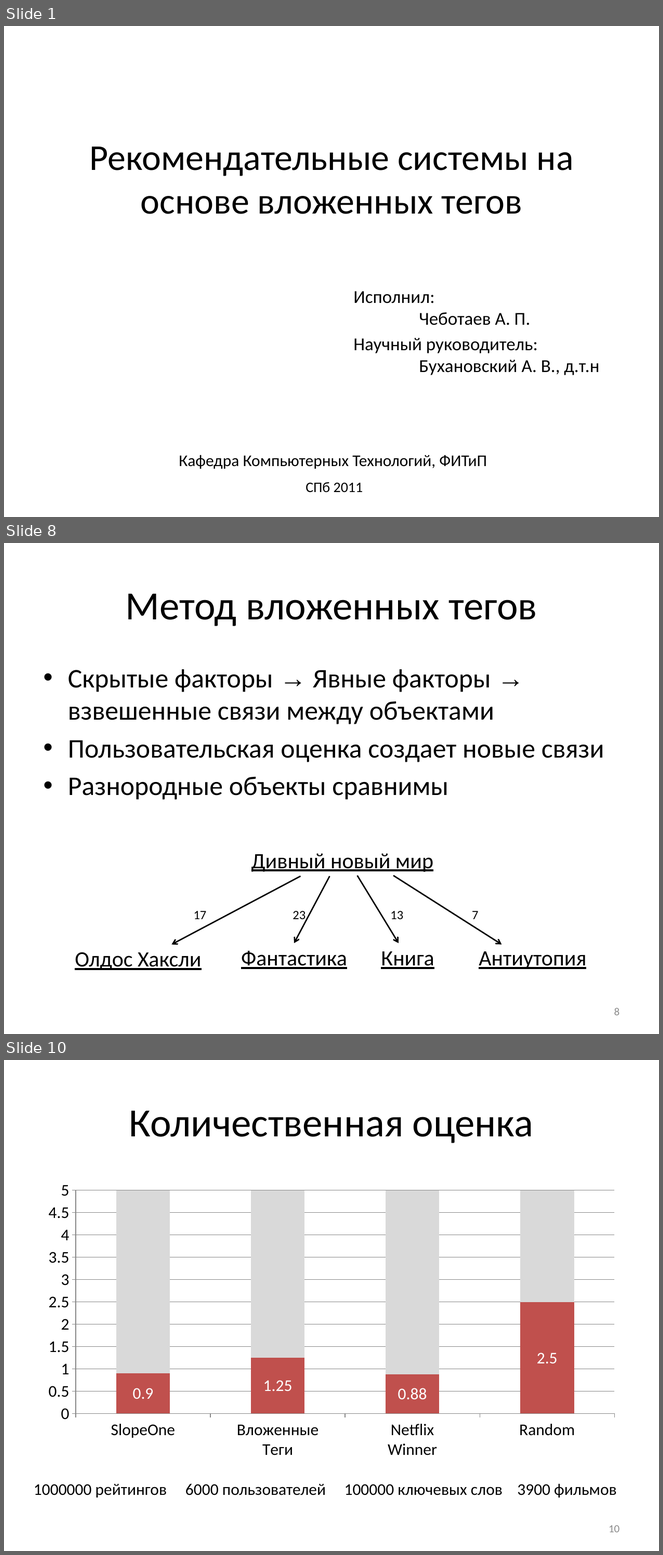
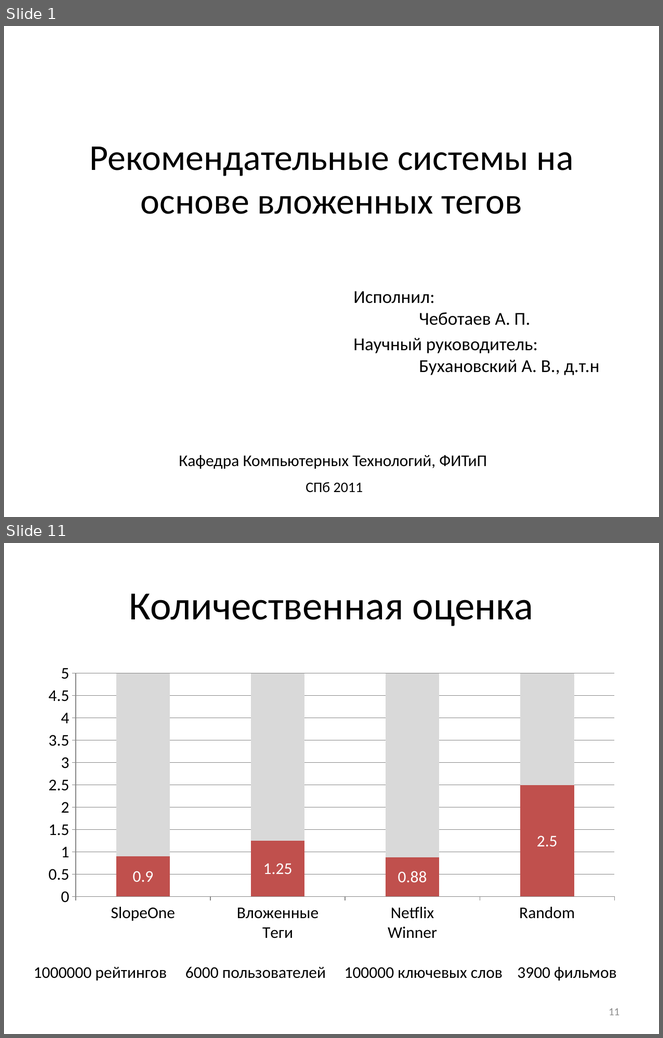
Before and after one commit to Otann/diploma, a slide deck: slides.pptx. Shown one above the other, each under a label of ours: slides 1, 8 and 10 before the commit, slides 1 and 11 after it; the slides between them are not shown. The pictures are 663x1555 and 663x1038 pixels, drawn with LibreOffice and Linux fonts; fonts in the diff are those of the drawing. Boxes give left, top, right and bottom in pixels: in the first picture for what was removed or moved away, otherwise in the second. Text is boxed around its words. In the diff, an @@ line names an element or a change of style, - is before the commit and + after.

```diff
--- a/slides.pptx
+++ b/slides.pptx
@@ slide 8 removed at (4,543,659,1034), background #FFFFFF @@
@@ title removed at (125,593,538,626) @@
-Метод вложенных тегов
@@ text removed at (68,669,605,800) @@
-• Скрытые факторы → Явные факторы → взвешенные связи между объектами
-• Пользовательская оценка создает новые связи
-• Разнородные объекты сравнимы
@@ text removed at (252,853,434,872) @@
-Дивный новый мир
@@ arrow removed from (301, 876) to (172, 944) @@
@@ arrow removed from (330, 876) to (294, 943) @@
@@ arrow removed from (357, 876) to (399, 943) @@
@@ arrow removed from (393, 876) to (502, 944) @@
@@ text removed at (194,911,207,919) @@
-17
@@ text removed at (293,911,306,923) @@
-23
@@ text removed at (390,911,403,919) @@
-13
@@ text removed at (472,911,478,919) @@
-7
@@ text removed at (75,952,201,970) @@
-Олдос Хаксли
@@ text removed at (241,951,347,969) @@
-Фантастика
@@ text removed at (381,952,434,969) @@
-Книга
@@ text removed at (479,952,586,969) @@
-Антиутопия
@@ page number removed at (614,1008,620,1016) @@
-8
@@ what was slide 10 is now slide 11 @@
@@ page number at (609,1008,620,1016): text changed @@
-10
+11
```
Also in this commit, not shown: 2 slides changed, 9 slides added, 7 other slides removed, 12 other files.
